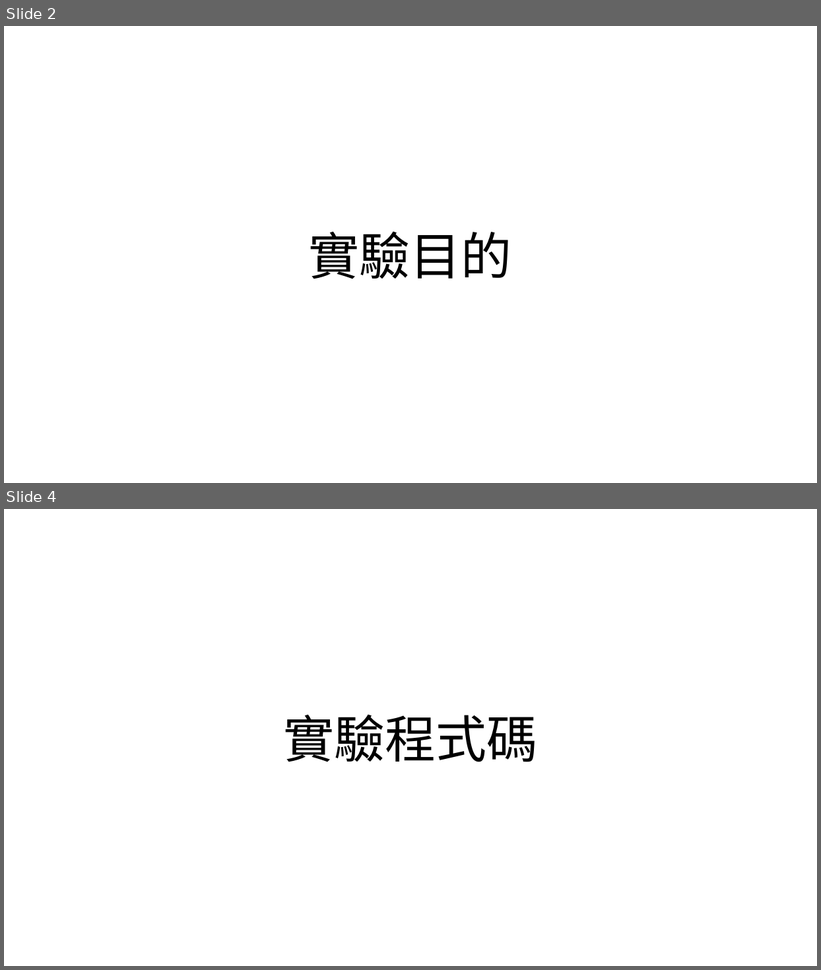
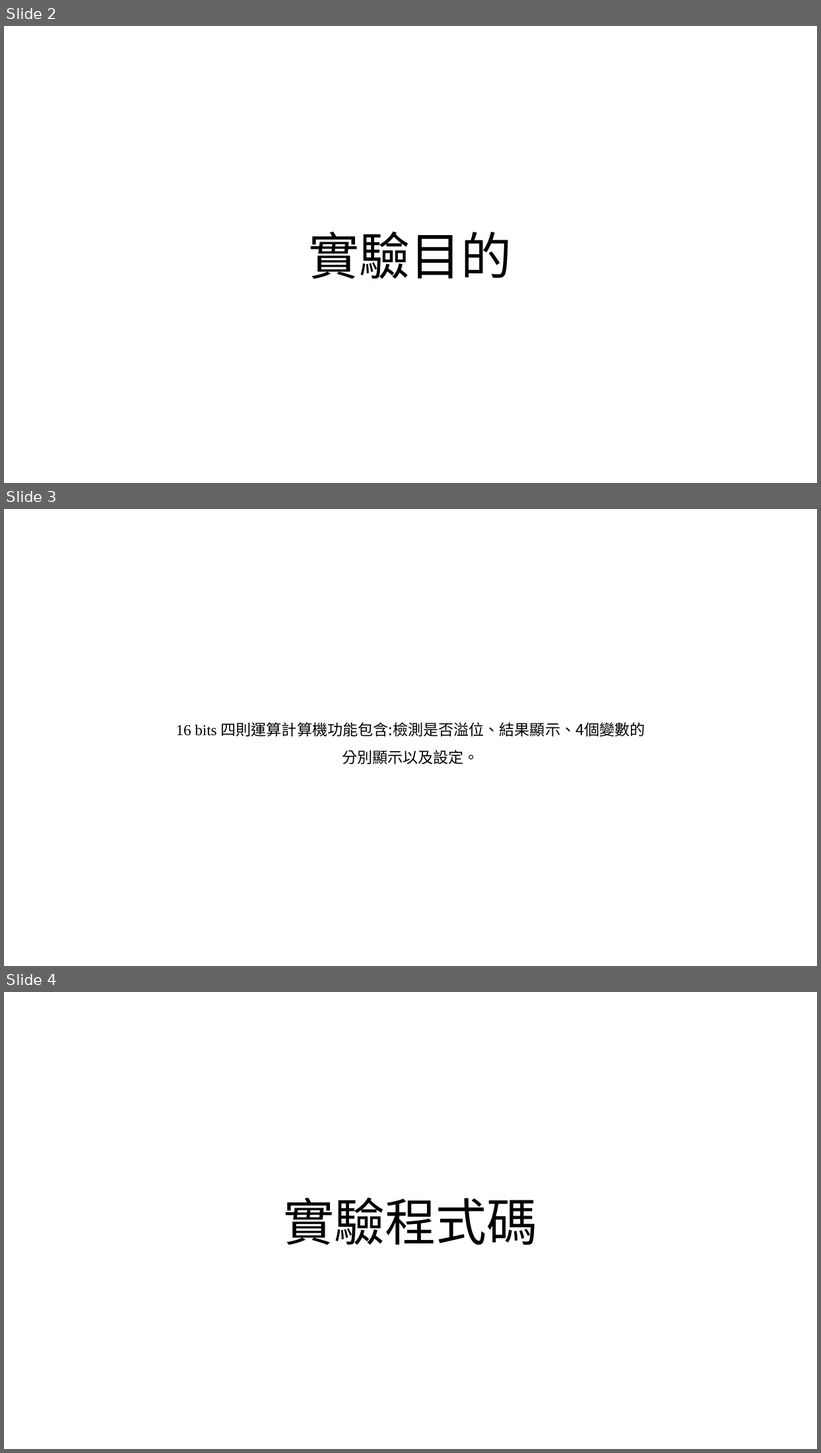
Before and after one commit to b0742020/Course_FPGA, a slide deck: LAB03/lab3_312651057.pptx. Shown one above the other, each under a label of ours: slides 2 and 4 before the commit, slides 2, 3 and 4 after it; the slides between them are not shown. The pictures are 821x970 and 821x1453 pixels, drawn with LibreOffice and Linux fonts; fonts in the diff are those of the drawing. Boxes give left, top, right and bottom in pixels: in the first picture for what was removed or moved away, otherwise in the second. Text is boxed around its words. In the diff, an @@ line names an element or a change of style, - is before the commit and + after.

```diff
--- a/LAB03/lab3_312651057.pptx
+++ b/LAB03/lab3_312651057.pptx
@@ slide 3 added at [4,509,817,966], background #FFFFFF @@
@@ text added at [176,722,646,764], 18 pt, text #000000 @@
+16 bits 四則運算計算機功能包含:檢測是否溢位、結果顯示、4個變數的分別顯示以及設定。
```
Also in this commit, not shown: 1 other slide added, 5 slides removed, 9 other files.
